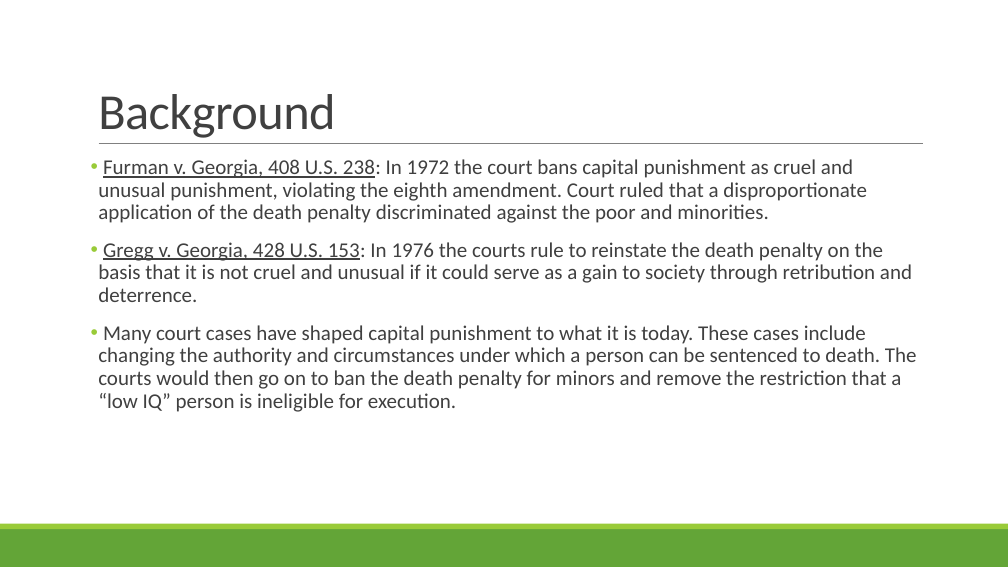
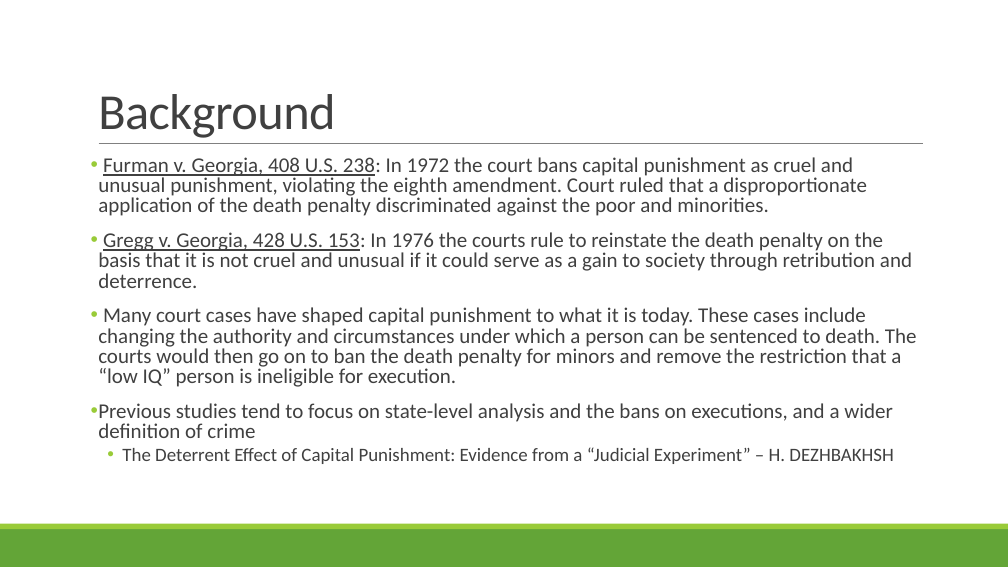
Before and after one commit to isaac-n-friends/499_final, a slide deck: slide 3 of PRESENTATION.pptx. Drawn at 1008x567 pixels with LibreOffice and Linux fonts; fonts in the diff are those of the drawing. Boxes give left, top, right and bottom in pixels: in the first picture for what was removed or moved away, otherwise in the second. Text is boxed around its words. In the diff, an @@ line names an element or a change of style, - is before the commit and + after.

```diff
--- a/PRESENTATION.pptx
+++ b/PRESENTATION.pptx
@@ text at (98,157,917,387): line spacing 0.9 to 0.8 @@
@@ text at (98,403,893,464): paragraphs added @@
+• Previous studies tend to focus on state-level analysis and the bans on executions, and a wider definition of crime
+  • The Deterrent Effect of Capital Punishment: Evidence from a “Judicial Experiment” – H. DEZHBAKHSH
```
Also in this commit, not shown: 2 other slides changed.
